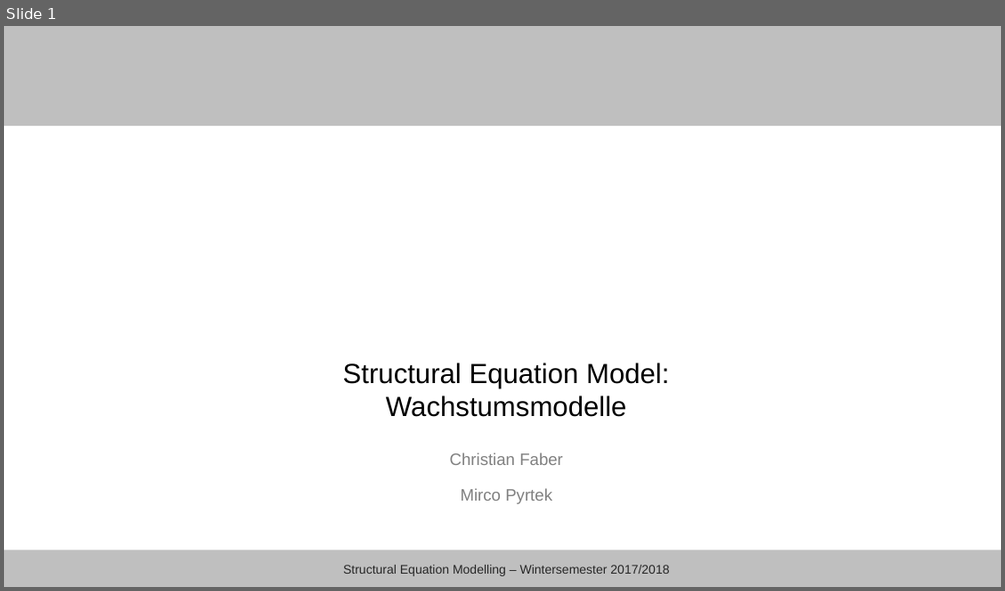
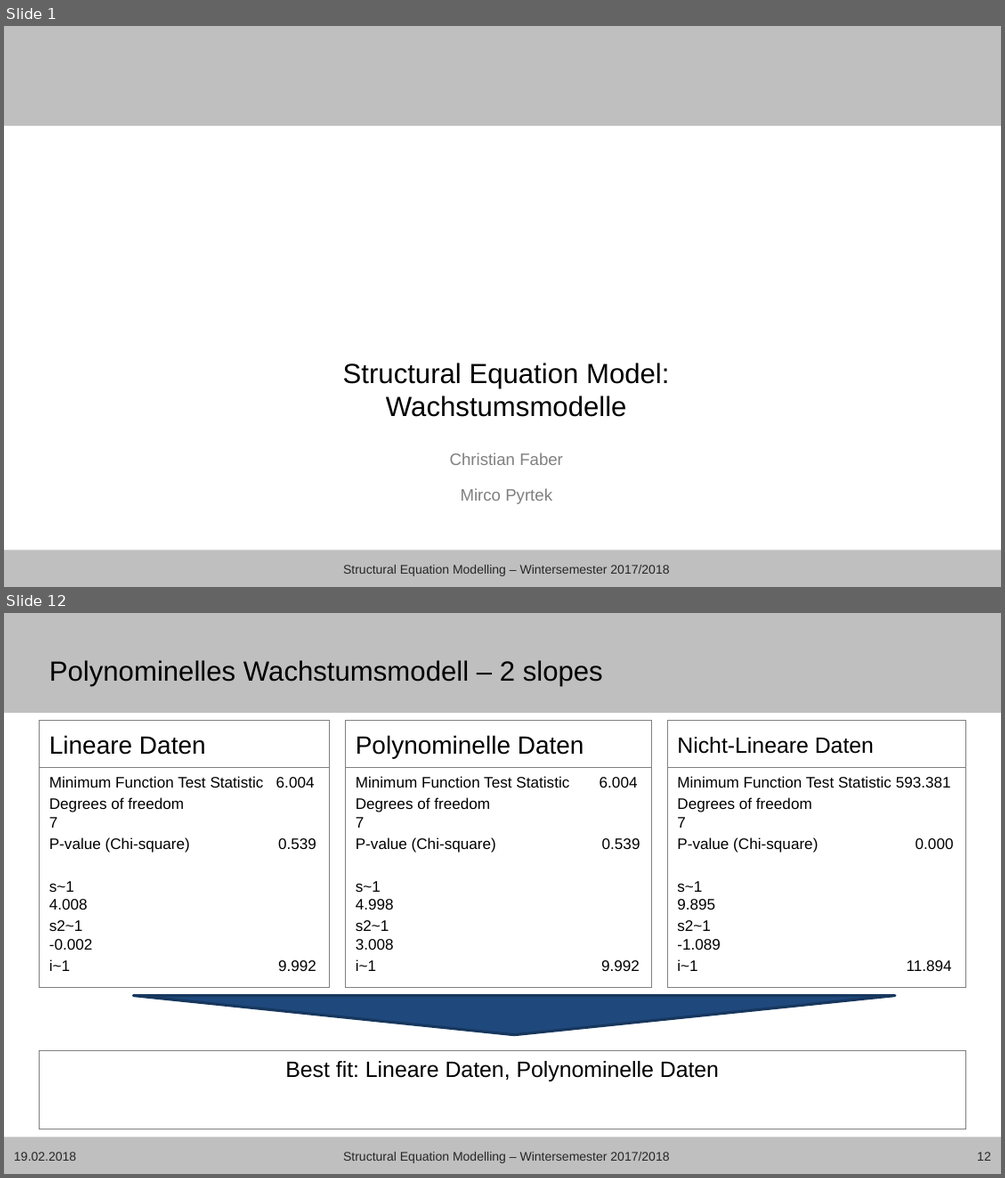
Before and after one commit to mircopp/Structural-Equation-Modeling, a slide deck: Christian_sem17_18_wachstumsmodelle_präsentation.pptx. Shown one above the other, each under a label of ours: slide 1 before the commit, slides 1 and 12 after it; the slides between them are not shown. The pictures are 1005x591 and 1005x1178 pixels, drawn with LibreOffice and Linux fonts; fonts in the diff are those of the drawing; background and template pictures are left out. Boxes give left, top, right and bottom in pixels: in the first picture for what was removed or moved away, otherwise in the second. Text is boxed around its words. In the diff, an @@ line names an element or a change of style, - is before the commit and + after.

```diff
--- a/Christian_sem17_18_wachstumsmodelle_präsentation.pptx
+++ b/Christian_sem17_18_wachstumsmodelle_präsentation.pptx
@@ slide 12 added at (4, 613, 1001, 1174), background #FFFFFF; not listed: 2 template elements that a slide beside it also shows @@
@@ title added at (49, 660, 603, 687), 20 pt, text #000000 @@
+Polynominelles Wachstumsmodell – 2 slopes
@@ text added at (39, 721, 329, 768), outline #808080 0.75 pt, 18 pt, text #000000 @@
+Lineare Daten
@@ text added at (346, 721, 652, 768), outline #808080 0.75 pt, 18 pt, text #000000 @@
+Polynominelle Daten
@@ text added at (667, 721, 965, 768), outline #808080 0.75 pt, 16 pt, text #000000 @@
+Nicht-Lineare Daten
@@ text added at (39, 768, 329, 987), outline #808080 0.75 pt, 11 pt, text #000000 @@
+Minimum Function Test Statistic 6.004
+Degrees of freedom 7
+P-value (Chi-square) 0.539
+s~1 4.008
+s2~1 -0.002
+i~1 9.992
@@ text added at (346, 768, 652, 987), outline #808080 0.75 pt, 11 pt, text #000000 @@
+Minimum Function Test Statistic 6.004
+Degrees of freedom 7
+P-value (Chi-square) 0.539
+s~1 4.998
+s2~1 3.008
+i~1 9.992
@@ text added at (667, 768, 965, 987), outline #808080 0.75 pt, 11 pt, text #000000 @@
+Minimum Function Test Statistic 593.381
+Degrees of freedom 7
+P-value (Chi-square) 0.000
+s~1 9.895
+s2~1 -1.089
+i~1 11.894
@@ flow chart merge added at (134, 996, 895, 1035), fill #1F497D, outline #17375E 2 pt @@
@@ text added at (39, 1051, 965, 1129), outline #808080 0.75 pt, 16 pt, text #000000 @@
+Best fit: Lineare Daten, Polynominelle Daten
@@ text added at (14, 1151, 76, 1160), 9 pt, text #262626 @@
+19.02.2018
@@ text added at (343, 1151, 669, 1163), 9 pt, text #262626 @@
+Structural Equation Modelling – Wintersemester 2017/2018
@@ page number added at (977, 1151, 991, 1160), 9 pt, text #262626 @@
+12
```
Also in this commit, not shown: 8 slides changed, 5 other slides added, 2 other files.
